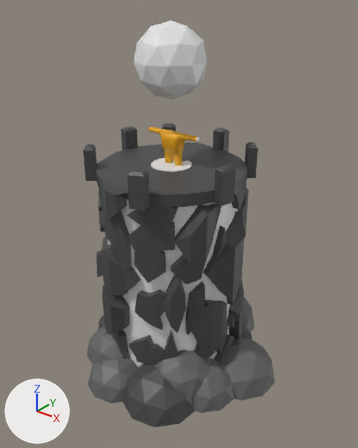
The FBX model Assets/Models/Turrets/TorretaFuego.fbx, before and after one commit.
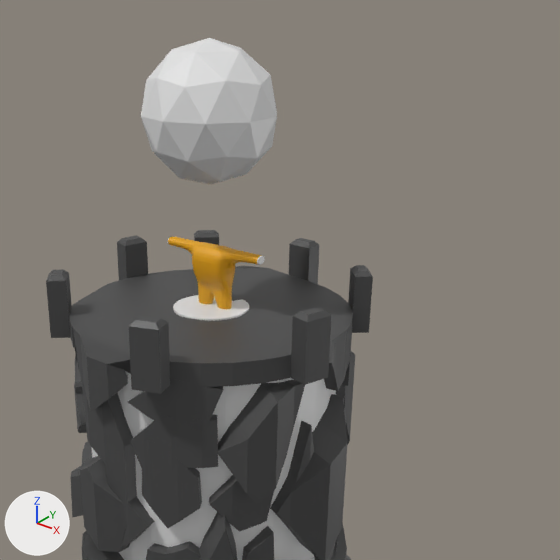
Each version is shown whole from a 50 mm lens placed at (8.79, -10.64, 11.56), pointed at (0.27, 0.02, 4.95), then close up on the part from 16% to 100% of the width and 0% to 67% of the height. Lighting does not change. The marker at lower left points along +X, +Y and +Z. Where no turn or scale is listed for an object, it has been applied to the vertices.
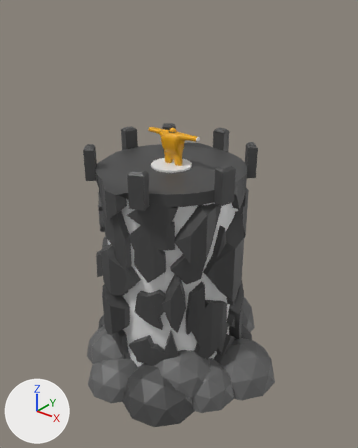
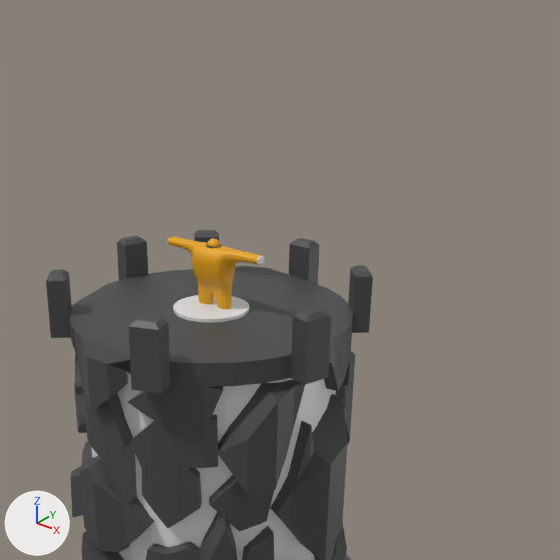
Where the newer file only moved an object's origin or applied its transform, the numbers keep the older frame.

The change, as a list of edits to the scene's bpy script:
```text
Change me_icosphere_020:
    where me_icosphere_020.from_pydata(...)  # 2050 vertices, 2052 faces; spans x -3.11..3.6, y -3.26..3.73, z -9.75..1.0
    used by ob_icosphere; location = (0.0, 0.0, 9.7)
    me_icosphere_020 part 1: the loose piece of 42 vertices spanning x -0.95..0.95, y -1.0..1.0, z -1.0..1.0 is deleted
```

Boxes (x1, y1, x2, y2) around the edits, measured in the close-ups (560 x 560 px):
'Icosphere', reshaped: before (46, 38, 373, 560); after (46, 230, 373, 560)
part 1 of me_icosphere_020, deleted: before (141, 38, 277, 184)
